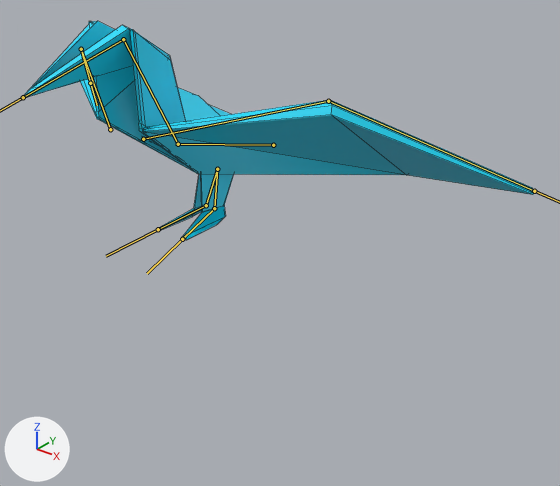
The FBX model RockPaperScissorsPlaneProject/Assets/FBXs/Pidgeon/Pidgeon.fbx: old version first, new version second.
Camera for both pictures: a 50 mm camera at (2.8, -3.08, 1.79) aimed at (0.29, 0.06, -0.16). The axes (+X, +Y, +Z) are drawn at lower left. The lights are the same throughout. The bones that bend it are drawn over the model as lines. Mesh edges are drawn as thin lines.

The first picture shows 'Pidgeon'.
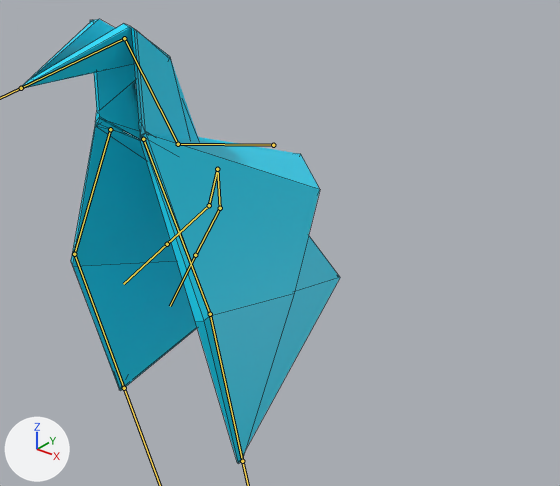
The newer file adds an action. The first version stands in its rest pose; the second is drawn at frame 29 of the action 'Armature|PidgeonStopped'.

The change in detail:
Bone 'WingIn.L' (bone_wingin_l) turns from (0, 0, 0) to (-66, -4, -60) degrees about its own x, y and z.
Bone 'WingOut.L' (bone_wingout_l) turns from (0, 0, 0) to (8, -16, -11) degrees about its own x, y and z.
Bone 'Head' (bone_head) turns from (0, 0, 0) to (-3, 0, 0) degrees about its own x, y and z.
Bone 'Leg.L' (bone_leg_l) turns from (0, 0, 0) to (11, 2, 3) degrees about its own x, y and z.
Bone 'Foot.L' (bone_foot_l) turns from (0, 0, 0) to (-1, 2, 12) degrees about its own x, y and z.
Bone 'WingIn.R' (bone_wingin_r) turns from (0, 0, 0) to (-66, 4, 60) degrees about its own x, y and z.
Bone 'WingOut.R' (bone_wingout_r) turns from (0, 0, 0) to (7, 19, 10) degrees about its own x, y and z.
Bone 'Leg.R' (bone_leg_r) turns from (0, 0, 0) to (7, -1, -2) degrees about its own x, y and z.
Bone 'Foot.R' (bone_foot_r) turns from (0, 0, 0) to (-1, -2, -12) degrees about its own x, y and z.

Pixel boxes [x1, y1, x2, y2] of what changed, in the pictures (560 x 486 px):
'Pidgeon', posed (37% narrower, 102% taller)
    before: [21, 21, 534, 240]
    after: [19, 19, 340, 463]
bone 'WingIn.L', root to tip
    before: (143, 139) to (328, 101)
    after: (143, 139) to (210, 314)
bone 'WingOut.L', root to tip
    before: (328, 101) to (534, 191)
    after: (210, 314) to (242, 461)
bone 'Head', root to tip
    before: (123, 39) to (23, 97)
    after: (124, 38) to (21, 88)
bone 'Leg.L', root to tip
    before: (217, 169) to (214, 208)
    after: (217, 169) to (220, 208)
bone 'Foot.L', root to tip
    before: (214, 208) to (182, 239)
    after: (220, 208) to (195, 255)
bone 'WingIn.R', root to tip
    before: (110, 129) to (81, 49)
    after: (110, 129) to (74, 254)
bone 'WingOut.R', root to tip
    before: (81, 49) to (90, 83)
    after: (74, 254) to (124, 388)
bone 'Leg.R', root to tip
    before: (217, 169) to (206, 205)
    after: (217, 169) to (209, 205)
bone 'Foot.R', root to tip
    before: (206, 205) to (158, 229)
    after: (209, 205) to (167, 244)
